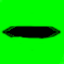
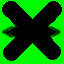
Layered file, before and after one edit (64x64). Changes by layer:
painted on "Layer 48" over [2, 1, 62, 61]
